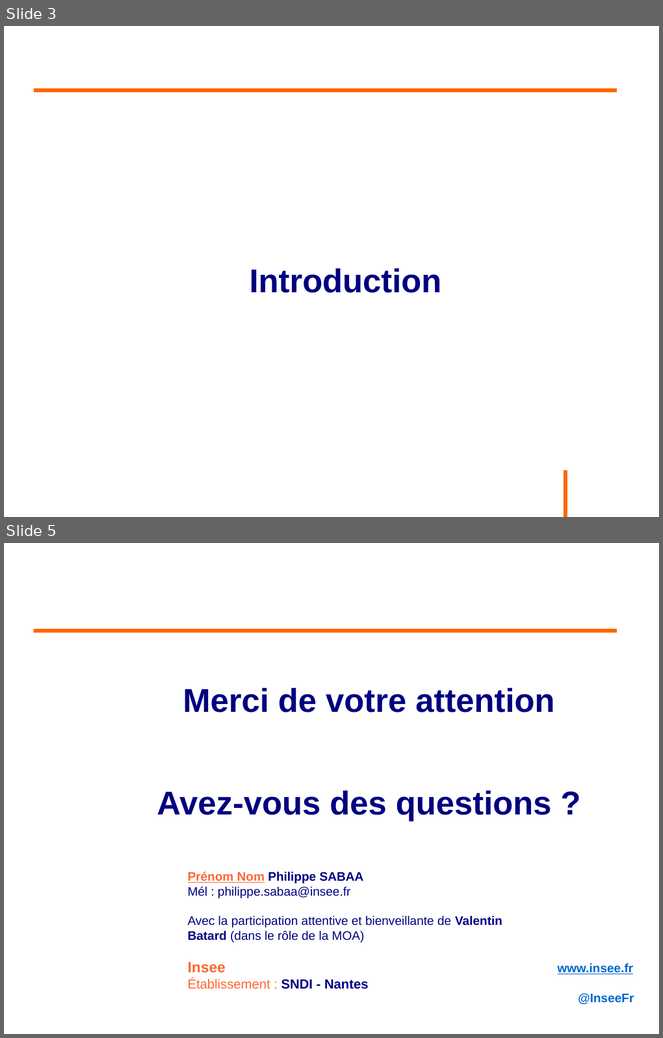
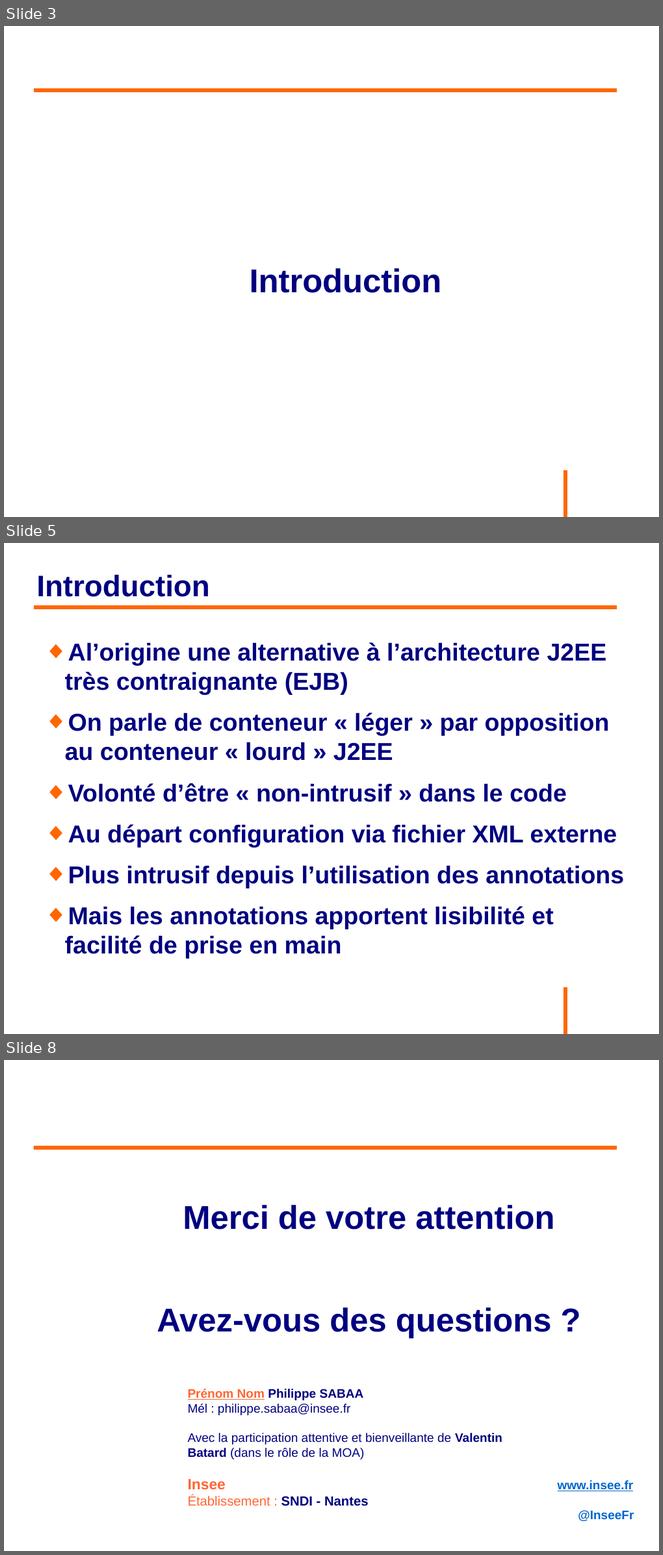
Before and after one commit to philphils/formation-spring, a slide deck: Documentation/diapo_formation_spring.odp. Shown one above the other, each under a label of ours: slides 3 and 5 before the commit, slides 3, 5 and 8 after it; the slides between them are not shown. The pictures are 663x1038 and 663x1555 pixels, drawn with LibreOffice and Linux fonts; fonts in the diff are those of the drawing; background and template pictures are left out. Boxes give left, top, right and bottom in pixels: in the first picture for what was removed or moved away, otherwise in the second. Text is boxed around its words. In the diff, an @@ line names an element or a change of style, - is before the commit and + after.

Commit message:
Introduction

```diff
--- a/Documentation/diapo_formation_spring.odp
+++ b/Documentation/diapo_formation_spring.odp
@@ slide 5 added at [4, 543, 659, 1034], background #FFFFFF; not listed: 1 template element that a slide beside it also shows @@
@@ title added at [36, 575, 209, 597], 36 pt, text #000080, bold @@
+Introduction
@@ line added from (34, 607) to (618, 607), #FF6600 4.54 pt @@
@@ text added at [65, 642, 624, 958], 29.6 pt, text #000080, bold @@
+◆ Al’origine une alternative à l’architecture J2EE très contraignante (EJB)
+◆ On parle de conteneur « léger » par opposition au conteneur « lourd » J2EE
+◆ Volonté d’être « non-intrusif » dans le code
+◆ Au départ configuration via fichier XML externe
+◆ Plus intrusif depuis l’utilisation des annotations
+◆ Mais les annotations apportent lisibilité et facilité de prise en main
@@ what was slide 5 is now slide 8 @@
```
Also in this commit, not shown: 2 slides changed, 3 other slides added, 1 slide removed.
